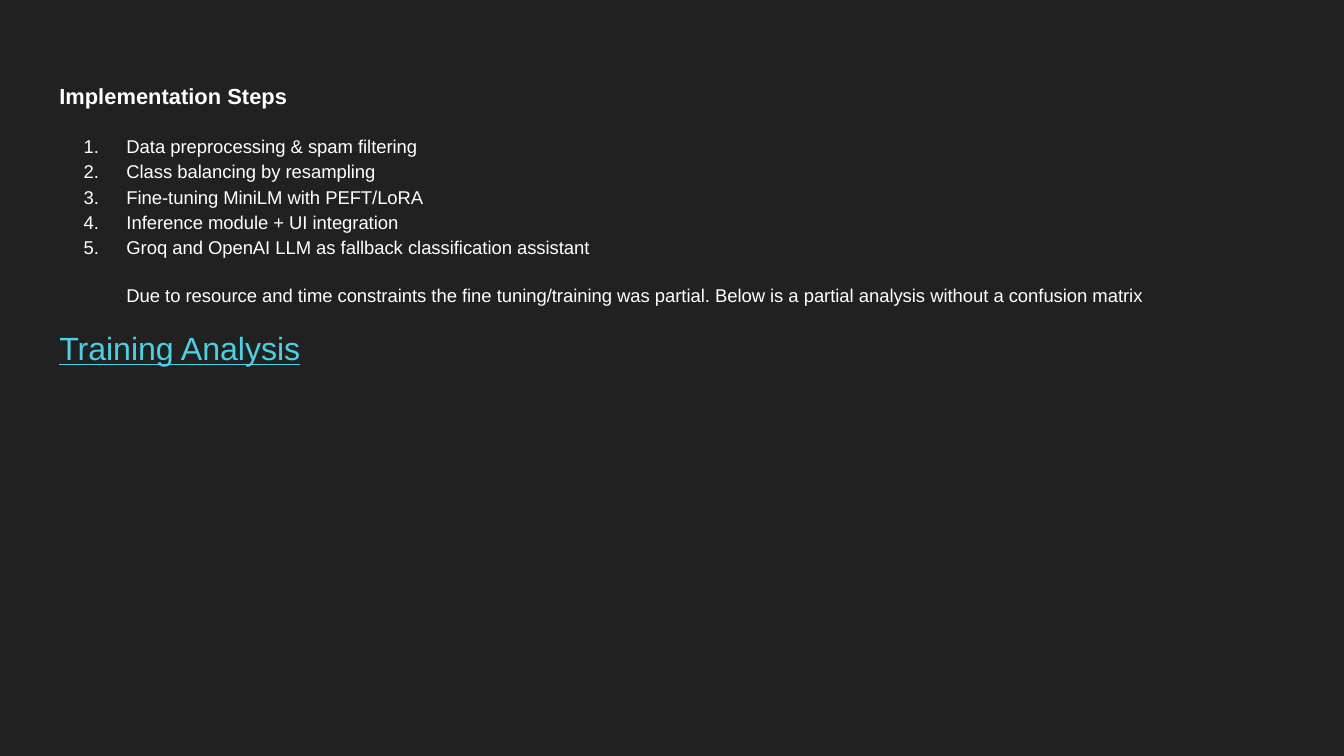
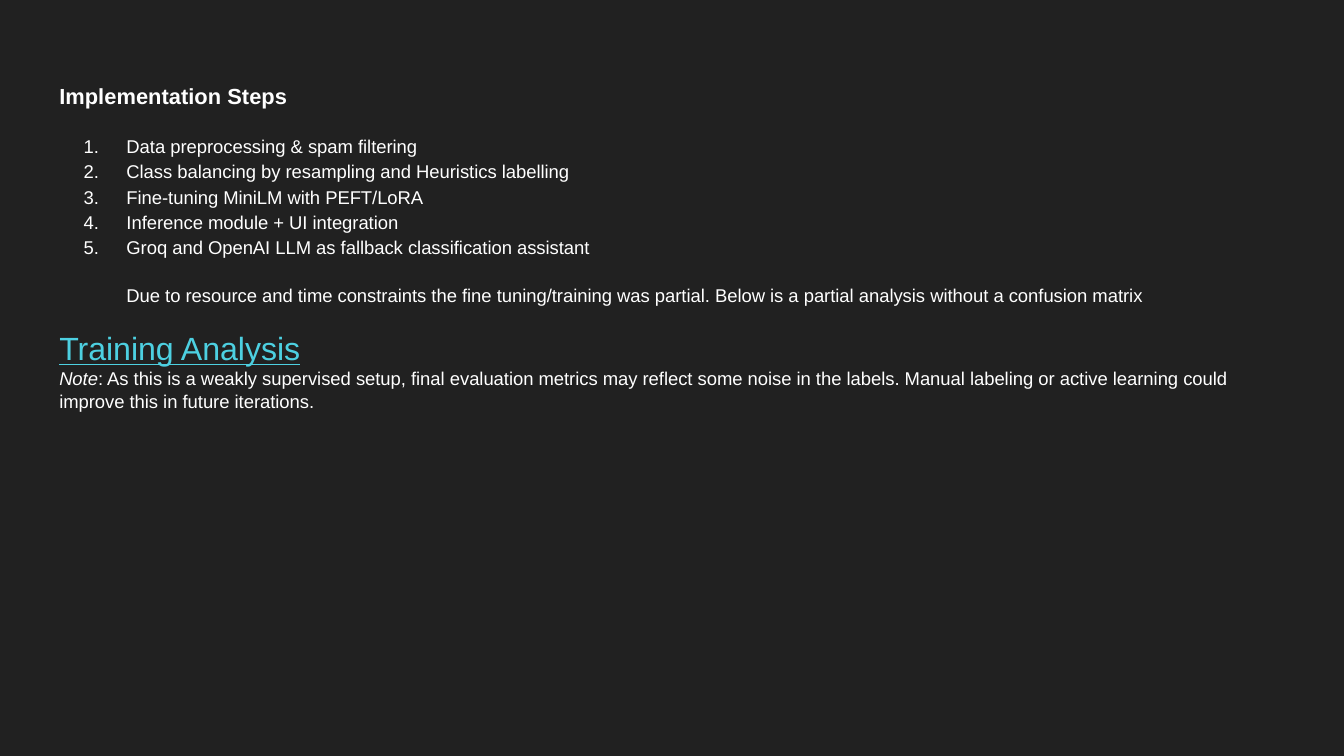
Before and after one commit to RodneyFinkel/matrix_dna_email_agent, a slide deck: slide 3 of Mini Slide Presentation for MatrixDna Email Classifer Agent.pptx. Drawn at 1344x756 pixels with LibreOffice and Linux fonts; fonts in the diff are those of the drawing. Boxes give left, top, right and bottom in pixels: in the first picture for what was removed or moved away, otherwise in the second. Text is boxed around its words. In the diff, an @@ line names an element or a change of style, - is before the commit and + after.

```diff
--- a/Mini Slide Presentation for MatrixDna Email Classifer Agent.pptx
+++ b/Mini Slide Presentation for MatrixDna Email Classifer Agent.pptx
@@ title at [126, 164, 569, 182]: text changed @@
-2. Class balancing by resampling
+2. Class balancing by resampling and Heuristics labelling
@@ title at [59, 371, 1227, 412]: paragraph added @@
+Note: As this is a weakly supervised setup, final evaluation metrics may reflect some noise in the labels. Manual labeling or active learning could improve this in future iterations.
```
Also in this commit, not shown: 1 other file.
